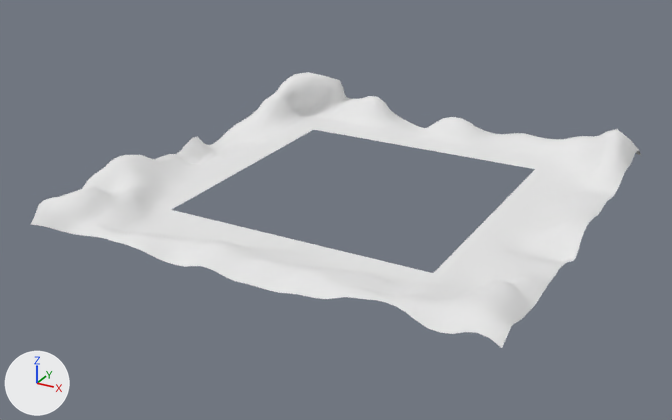
A saved change to the OBJ model resources/models/terrain.obj.
Camera for both pictures: a 50 mm camera at (43.8, -85.7, 37.5) aimed at (-1.7, -3.1, -3.8). The lights are fixed; the arrows at lower left show +X, +Y and +Z. Where no turn or scale is listed for an object, it has been applied to the vertices. Vertices at the same position are counted once.
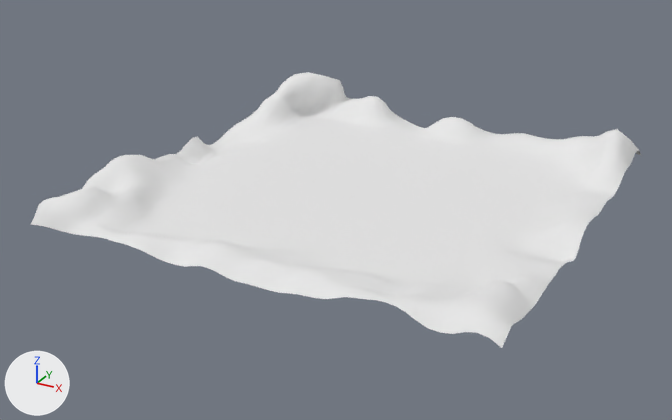
The edits, one by one:
me_plane is used by ob_plane; location (0.0, 0.0, 0.0).
me_plane had 1874 vertices, 1680 faces, 40 loose edges and spanned x -25.4..25.3, y -25.5..25.1, z -3.4..3.9.
me_plane now has 2866 vertices, 2736 faces, 40 loose edges and spans x -25.4..25.3, y -25.5..25.1, z -3.4..3.9.
me_plane part 1: 992 vertices added at x -14.1..15.0, y -14.1..14.1, z -2.0.

Location of each change, (x1, y1, x2, y2) in pixels of the pictures (672 x 420 px):
part 1 of me_plane, added: after (172, 130, 535, 273)
